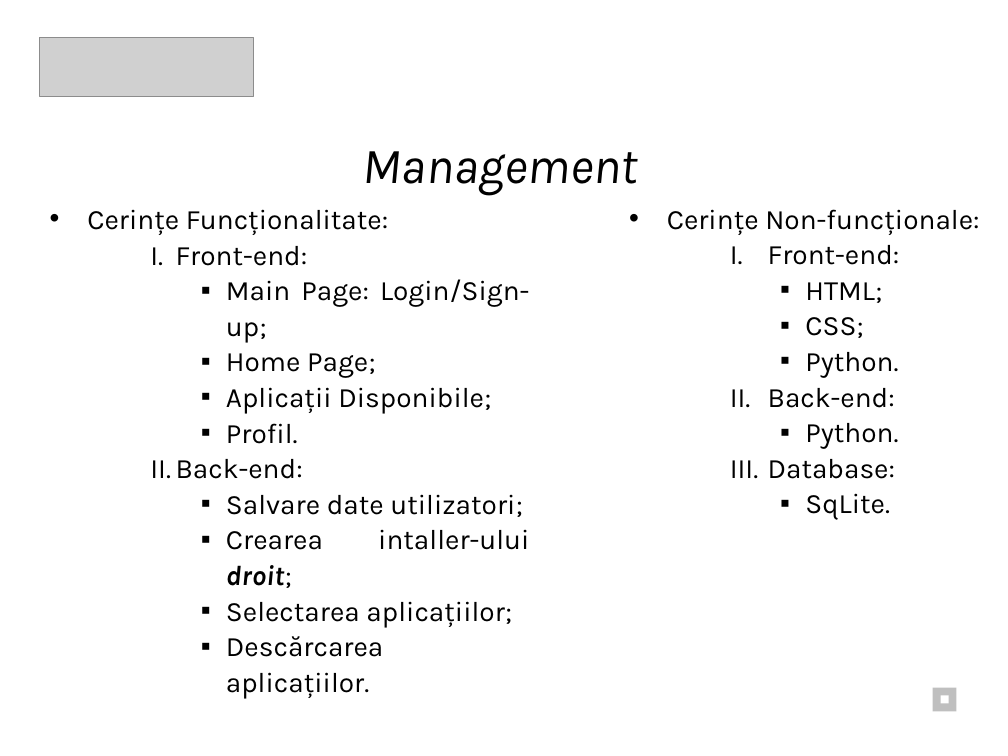
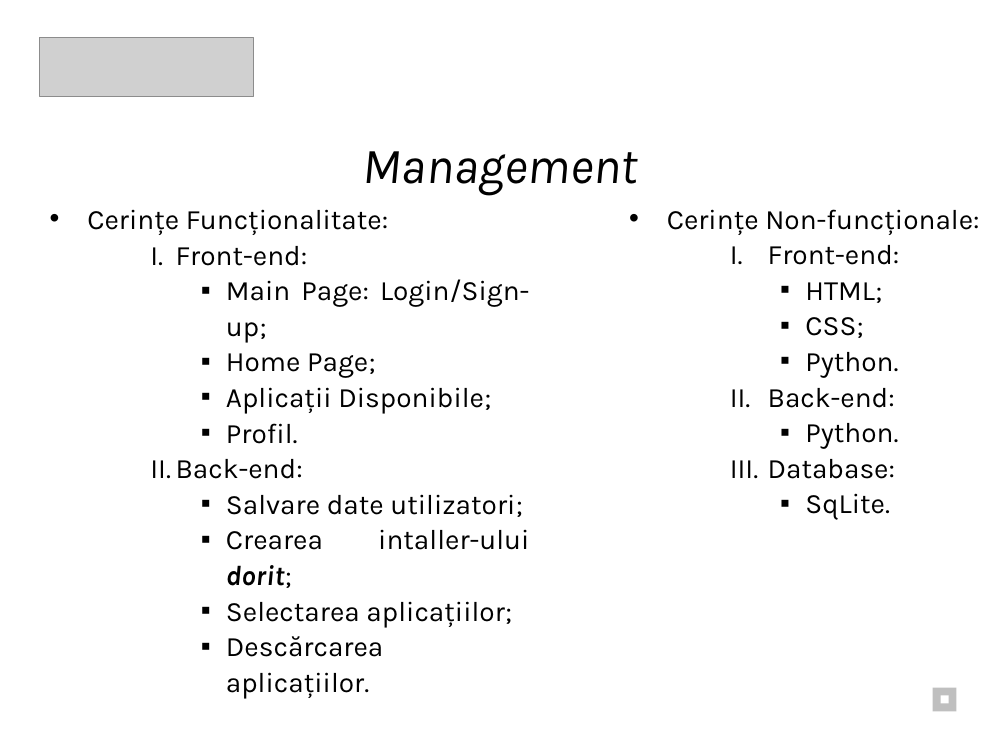
Before and after one commit to Eduard2609/TeaPython_ISW, a slide deck: slide 9 of Documentatie/Documentație_ PPT.pptx. Drawn at 1008x756 pixels with LibreOffice and Linux fonts; fonts in the diff are those of the drawing; grey boxes stand for pictures. Boxes give left, top, right and bottom in pixels: in the first picture for what was removed or moved away, otherwise in the second. Text is boxed around its words. In the diff, an @@ line names an element or a change of style, - is before the commit and + after.

```diff
--- a/Documentatie/Documentație_ PPT.pptx
+++ b/Documentatie/Documentație_ PPT.pptx
@@ text at <box>226,530,529,588</box>: text changed @@
-      ▪ Crearea intaller-ului droit;
+      ▪ Crearea intaller-ului dorit;
```
Also in this commit, not shown: 6 other slides changed.
